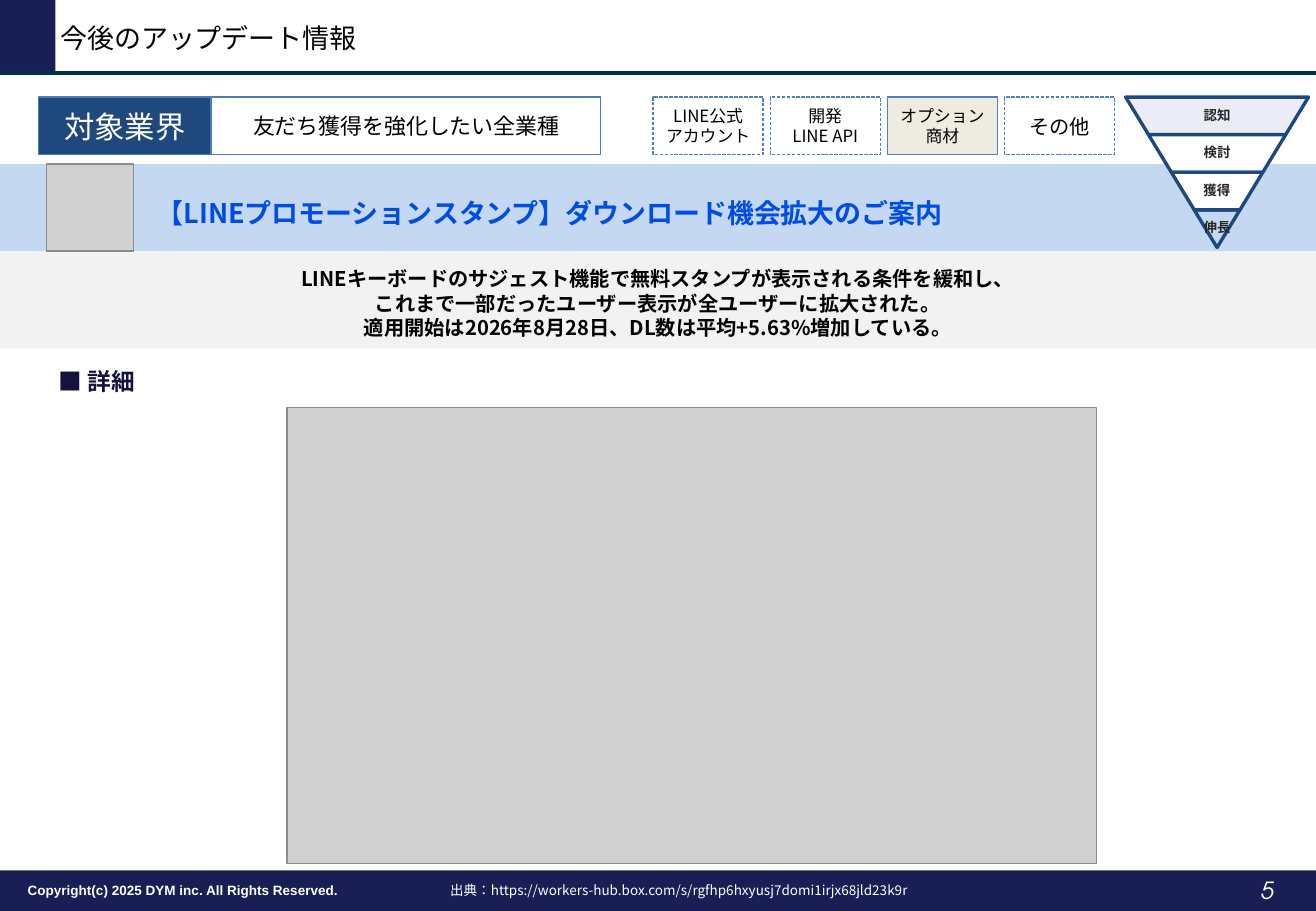
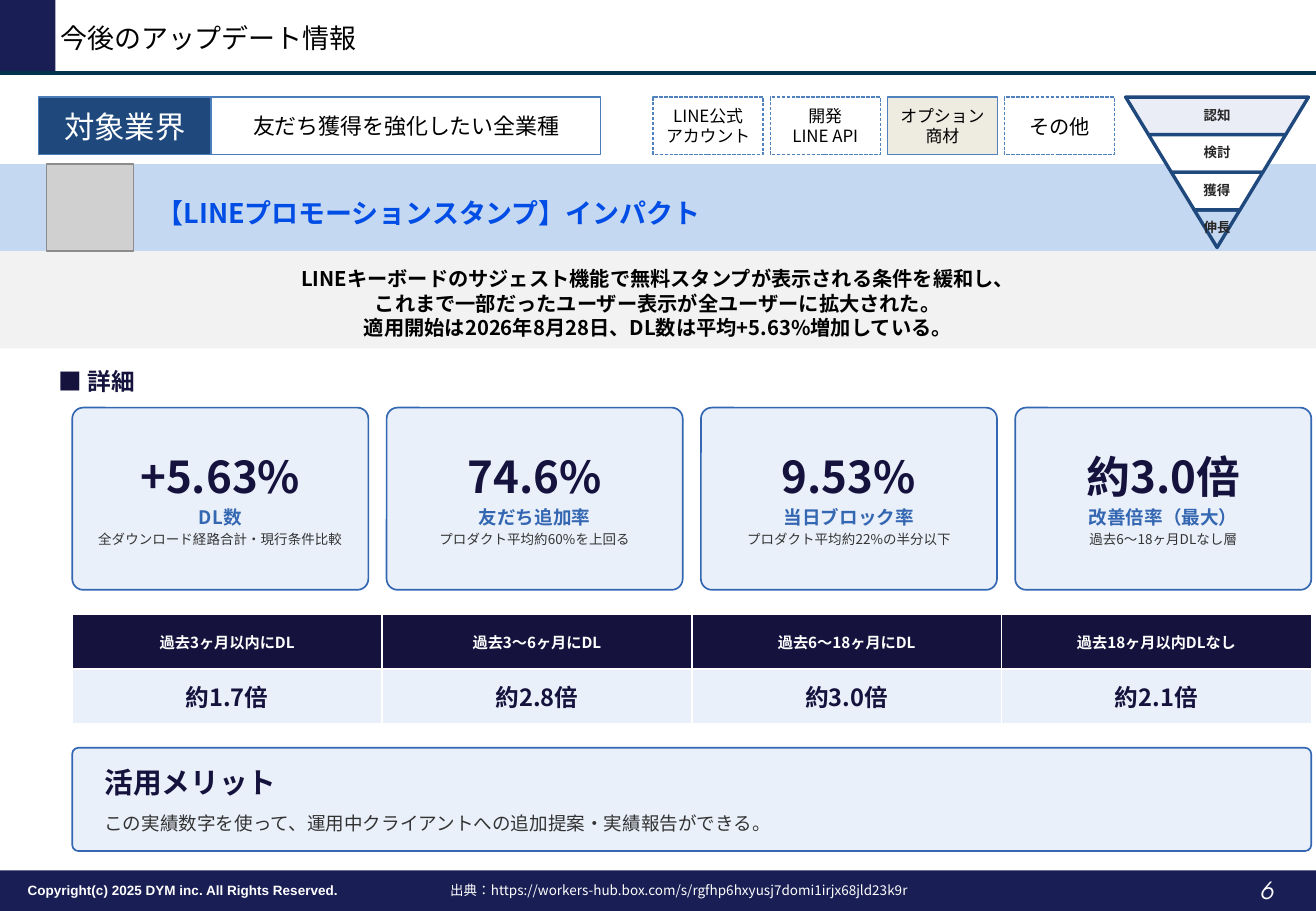
Before and after one commit to tonomura-r-dev/folder, a slide deck: slide 6 of LINEOA媒体最新情報_2026年9月トレンドレポート.pptx (slide 5 before the commit). Drawn at 1316x911 pixels with LibreOffice and Linux fonts; fonts in the diff are those of the drawing; grey boxes stand for pictures; background and template pictures are left out. Boxes give left, top, right and bottom in pixels: in the first picture for what was removed or moved away, otherwise in the second. Text is boxed around its words. In the diff, an @@ line names an element or a change of style, - is before the commit and + after.

```diff
--- a/LINEOA媒体最新情報_2026年9月トレンドレポート.pptx
+++ b/LINEOA媒体最新情報_2026年9月トレンドレポート.pptx
@@ text at [157, 200, 701, 226]: text changed @@
-【LINEプロモーションスタンプ】ダウンロード機会拡大のご案内
+【LINEプロモーションスタンプ】インパクト
@@ rounded rectangle added at [73, 408, 369, 591], fill #EAF0FA, outline #3467B2 1 pt, 8 pt, text #333333 @@
++5.63%
+DL数
+全ダウンロード経路合計・現行条件比較
@@ picture removed at [287, 408, 1096, 864] @@
@@ rounded rectangle added at [386, 408, 683, 591], fill #EAF0FA, outline #3467B2 1 pt, 8 pt, text #333333 @@
+74.6%
+友だち追加率
+プロダクト平均約60%を上回る
@@ rounded rectangle added at [701, 408, 998, 591], fill #EAF0FA, outline #3467B2 1 pt, 8 pt, text #333333 @@
+9.53%
+当日ブロック率
+プロダクト平均約22%の半分以下
@@ rounded rectangle added at [1016, 408, 1312, 591], fill #EAF0FA, outline #3467B2 1 pt, 8 pt, text #333333, bold @@
+約3.0倍
+改善倍率（最大）
+過去6〜18ヶ月DLなし層
@@ table added at [73, 615, 1312, 724], 2 rows, 4 columns @@
+過去3ヶ月以内にDL | 過去3〜6ヶ月にDL | 過去6〜18ヶ月にDL | 過去18ヶ月以内DLなし
+約1.7倍 | 約2.8倍 | 約3.0倍 | 約2.1倍
@@ rounded rectangle added at [73, 749, 1312, 852], fill #EAF0FA, outline #3467B2 1 pt, 11 pt, text #333333 @@
+活用メリット
+この実績数字を使って、運用中クライアントへの追加提案・実績報告ができる。
@@ page number at [1261, 881, 1274, 900]: text changed @@
-5
+6
```
Also in this commit, not shown: 1 other slide changed, 1 slide added, 2 other files.
